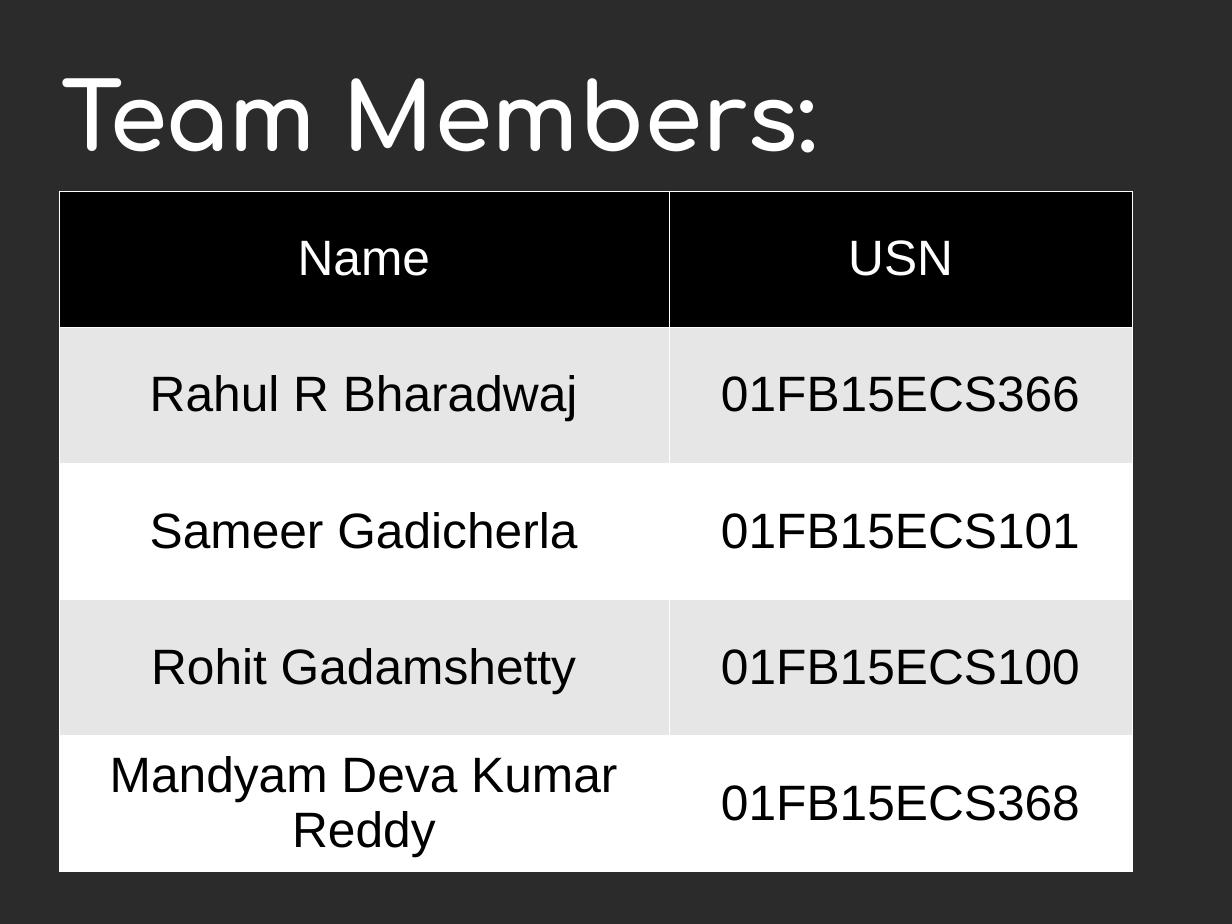
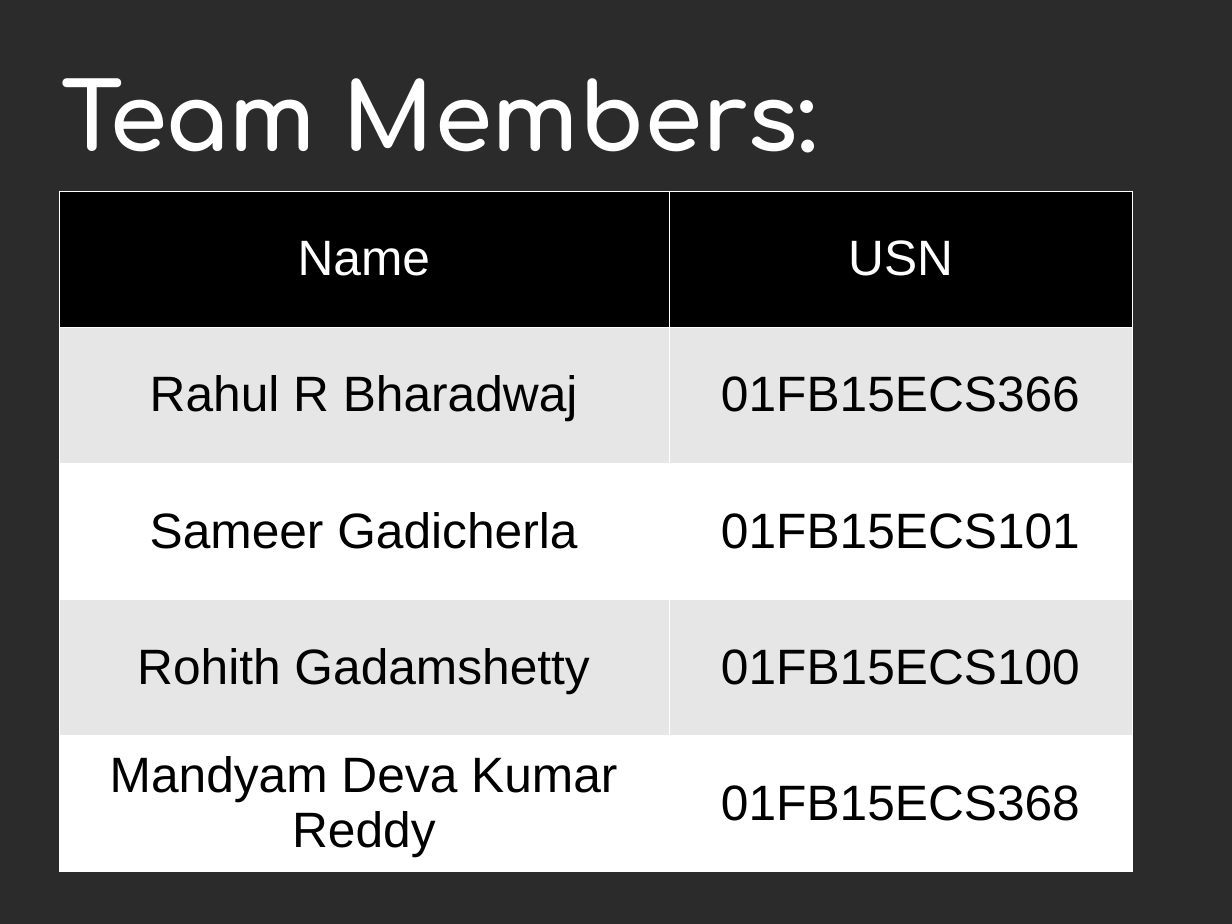
Before and after one commit to Rahul-RB/Build-My-Resume, a slide deck: slide 7 of PPT1.odp. Drawn at 1232x924 pixels with LibreOffice and Linux fonts; fonts in the diff are those of the drawing; background and template pictures are left out; a plain dark background stands for a picture behind light text. Boxes give left, top, right and bottom in pixels: in the first picture for what was removed or moved away, otherwise in the second. Text is boxed around its words. In the diff, an @@ line names an element or a change of style, - is before the commit and + after.

```diff
--- a/PPT1.odp
+++ b/PPT1.odp
@@ table at [59,191,1134,872] @@
-row 4, column 1: Rohit Gadamshetty
+row 4, column 1: Rohith Gadamshetty
```
Also in this commit, not shown: 1 other file.
